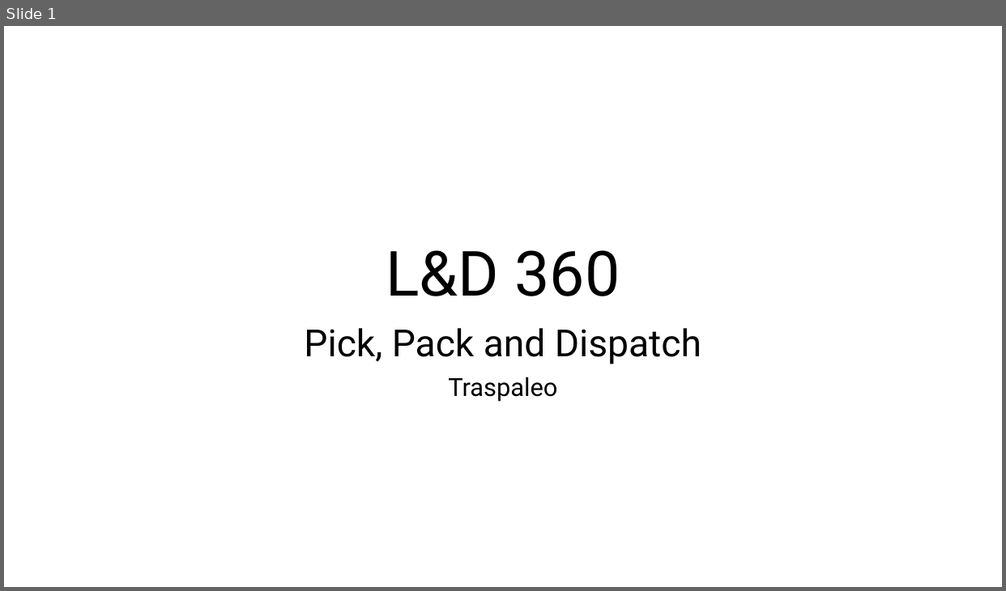
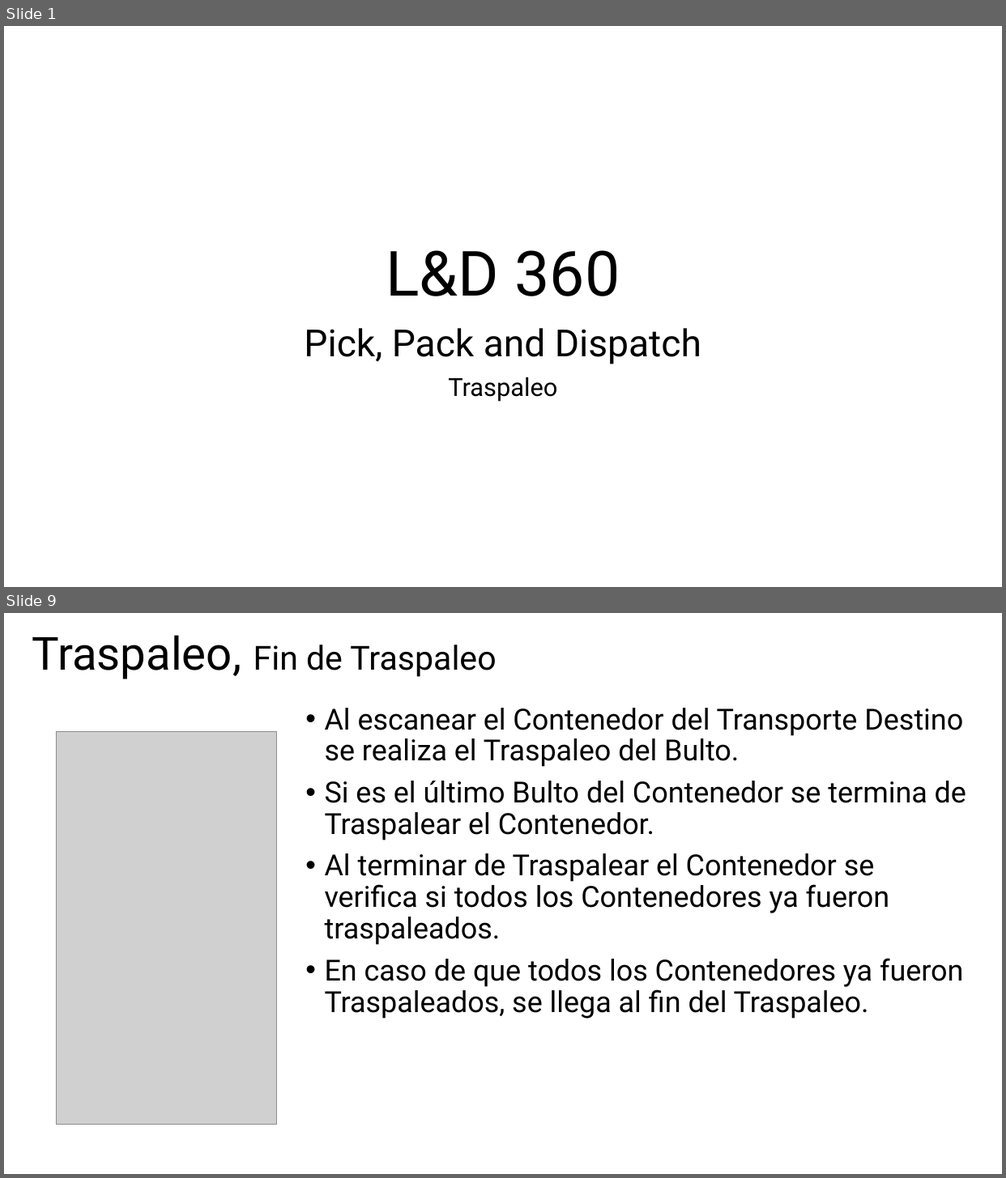
Before and after one commit to JoelBecerraM/FANASA-docs, a slide deck: atCloud - Diseño - Interfaz de Usuario - Traspaleo.pptx. Shown one above the other, each under a label of ours: slide 1 before the commit, slides 1 and 9 after it; the slides between them are not shown. The pictures are 1006x591 and 1006x1178 pixels, drawn with LibreOffice and Linux fonts; fonts in the diff are those of the drawing; grey boxes stand for pictures. Boxes give left, top, right and bottom in pixels: in the first picture for what was removed or moved away, otherwise in the second. Text is boxed around its words. In the diff, an @@ line names an element or a change of style, - is before the commit and + after.

```diff
--- a/atCloud - Diseño - Interfaz de Usuario - Traspaleo.pptx
+++ b/atCloud - Diseño - Interfaz de Usuario - Traspaleo.pptx
@@ slide 9 added at bbox=[4, 613, 1002, 1174], background #FFFFFF @@
@@ title added at bbox=[32, 635, 496, 679], 32 pt, text #000000 @@
+Traspaleo, Fin de Traspaleo
@@ text added at bbox=[325, 708, 966, 1019], 28 pt, text #000000 @@
+• Al escanear el Contenedor del Transporte Destino se realiza el Traspaleo del Bulto.
+• Si es el último Bulto del Contenedor se termina de Traspalear el Contenedor.
+• Al terminar de Traspalear el Contenedor se verifica si todos los Contenedores ya fueron traspaleados.
+• En caso de que todos los Contenedores ya fueron Traspaleados, se llega al fin del Traspaleo.
@@ picture added at bbox=[56, 731, 276, 1124] @@
```
Also in this commit, not shown: 4 slides changed, 8 other slides added, 1 other file.
